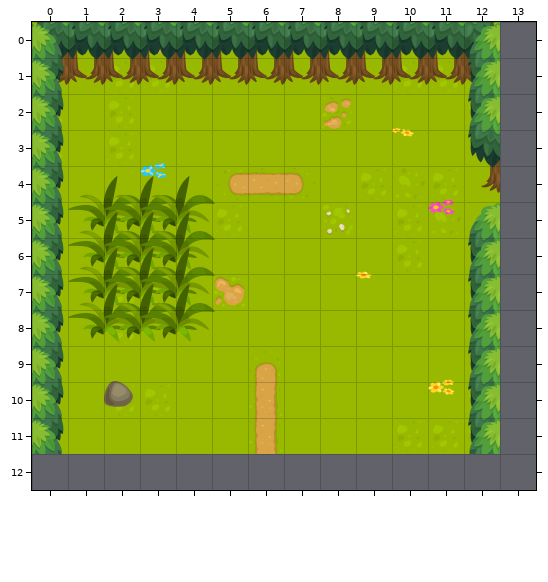
An edit to a level. Tiled map (JSON), assets/data/map/map005.json. The picture above was drawn from the file before the commit.
Cells are 256x256 px. Shown: x 0..13, y 0..12.
Once edited:
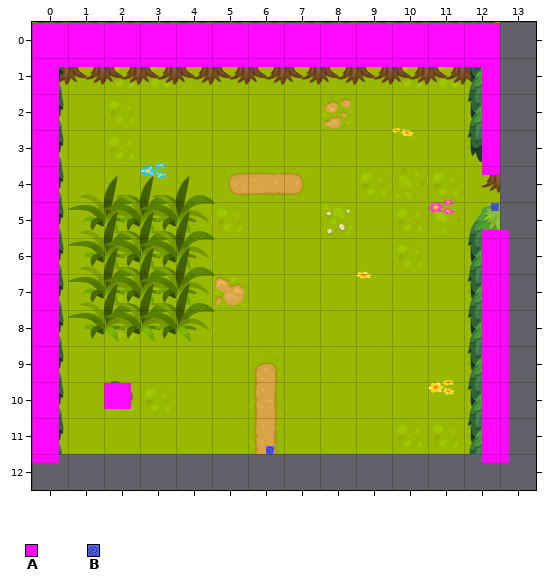
Key: from "info": A 0, B 1.
Objects are placed by their top-left corner, in cells (3,4 is the top-left corner of cell 3,4); size is 1x1 cell unless given.
Diff:
--- layer "InfoMap" (added)
+A "obstacle" at 0.2,0 size 12.2x1.2
+A "obstacle" at 12.5,0 size 0.5x4.2
+B "warp" at 12.8,5 size 0.2x0.2
+A "obstacle" at 2,10 size 0.8x0.7
+B "warp" at 6.5,11.8 size 0.2x0.2
+A "obstacle" at 0,0 size 0.8x12.2
+A "obstacle" at 12.5,5.8 size 0.8x6.5
Boxes around the changes in both pictures, in picture pixels (x1, y1, x2, y2):
added: (32, 23, 509, 463)
